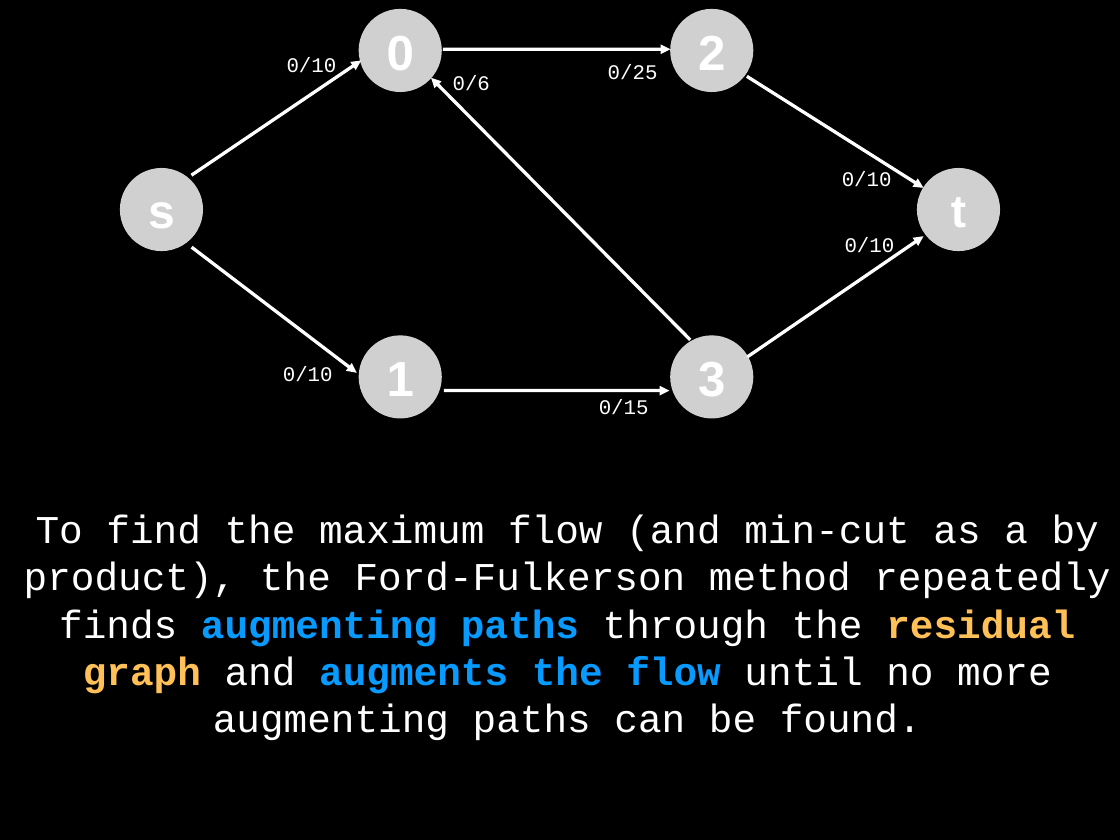
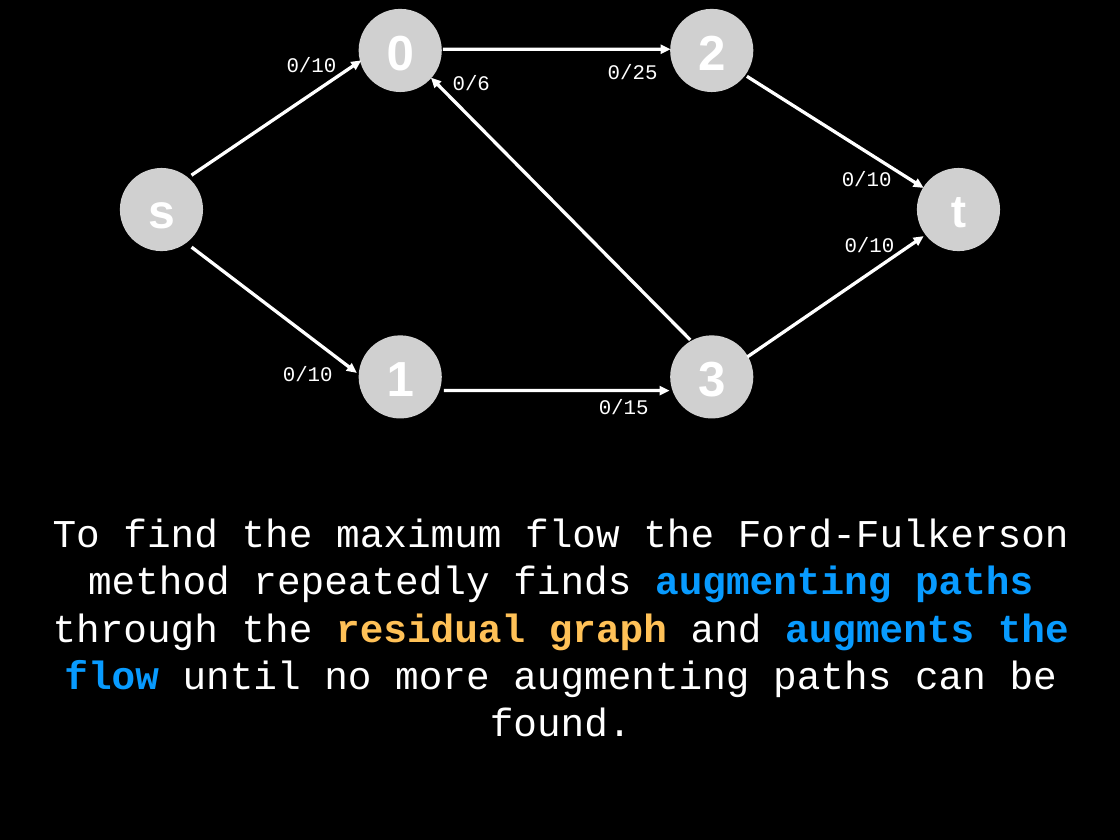
Before and after one commit to samsub18/Maximum-Flow-Problem, a slide deck: slide 8 of max_flow.ppt. Drawn at 1120x840 pixels with LibreOffice and Linux fonts; fonts in the diff are those of the drawing; grey boxes stand for pictures. Boxes give left, top, right and bottom in pixels: in the first picture for what was removed or moved away, otherwise in the second. Text is boxed around its words. In the diff, an @@ line names an element or a change of style, - is before the commit and + after.

```diff
--- a/max_flow.ppt
+++ b/max_flow.ppt
@@ text at [53,519,1069,737]: text changed @@
-To find the maximum flow (and min-cut as a by product), the Ford-Fulkerson method repeatedly finds augmenting paths through the residual graph and augments the flow until no more augmenting paths can be found.
+To find the maximum flow the Ford-Fulkerson method repeatedly finds augmenting paths through the residual graph and augments the flow until no more augmenting paths can be found.
```
Also in this commit, not shown: 3 slides added.
